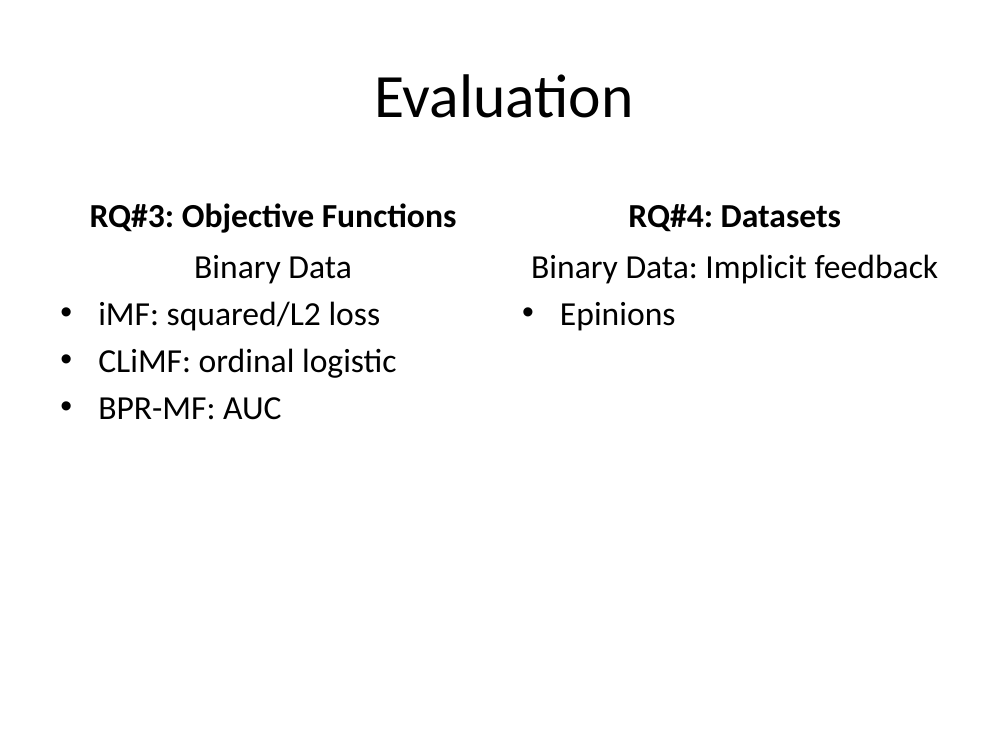
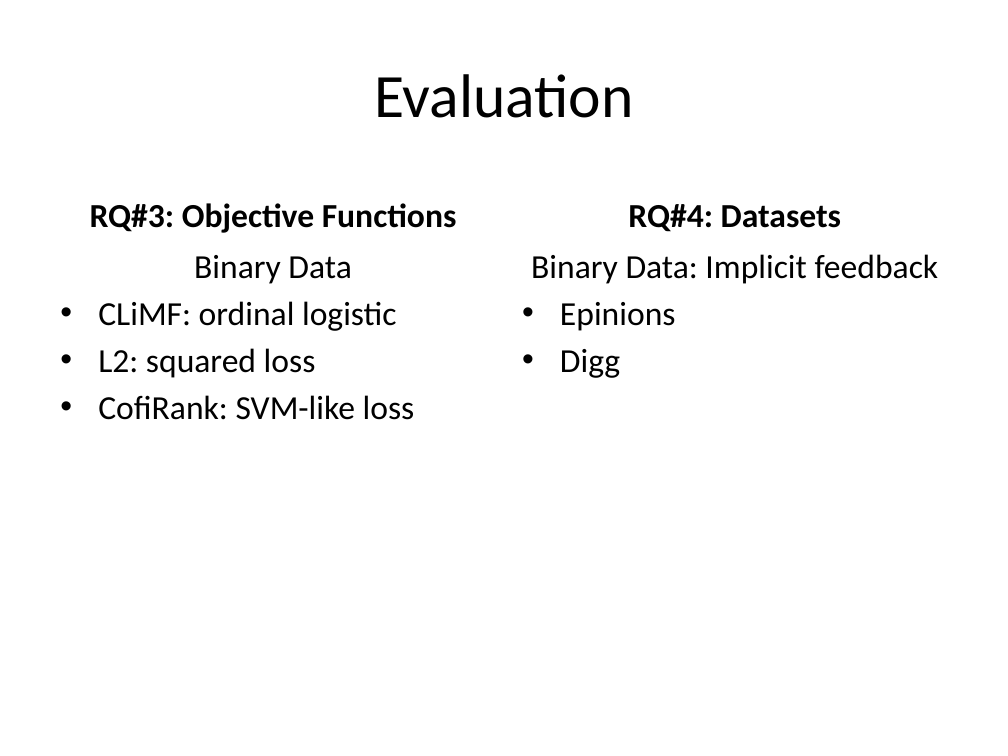
Before and after one commit to jamestklo/MatrixFactorizationMatlab, a slide deck: slide 21 of cs534L-SAGmf.pptx. Drawn at 1008x756 pixels with LibreOffice and Linux fonts; fonts in the diff are those of the drawing. Boxes give left, top, right and bottom in pixels: in the first picture for what was removed or moved away, otherwise in the second. Text is boxed around its words. In the diff, an @@ line names an element or a change of style, - is before the commit and + after.

```diff
--- a/cs534L-SAGmf.pptx
+++ b/cs534L-SAGmf.pptx
@@ text at [98,301,381,331]: paragraph removed @@
-• iMF: squared/L2 loss
@@ text at [98,348,415,420]: text changed @@
-• BPR-MF: AUC
+• L2: squared loss
+• CofiRank: SVM-like loss
@@ text at [560,349,620,378]: paragraph added @@
+• Digg
```
Also in this commit, not shown: 4 other slides changed, 9 other files.
